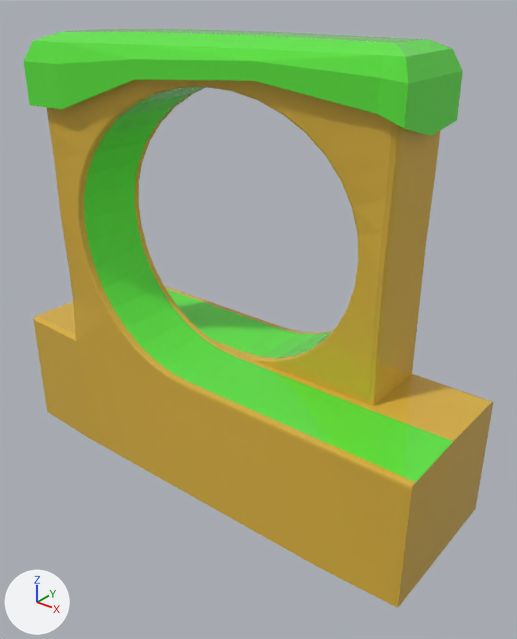
The OBJ model RayTracer/models/cenario/loop.obj as it was, and as the next commit left it.
Camera for both pictures: a camera (50 mm lens) standing at (18.8, -22.0, 16.4) and looking at (1.3, -0.1, 2.8). Every picture has the same lights, and +X, +Y and +Z are marked at lower left. Where no turn or scale is listed for an object, it has been applied to the vertices.

Script lines for the objects in view, before the commit:
```python
mat_grama_sonic = principled_material('grama_sonic')
mat_grama_sonic.base_color = (0.111, 0.81, 0.0513)  # green #5ee840
mat_grama_sonic.roughness = 0.0
mat_terra1_sonic = principled_material('terra1_sonic')
mat_terra1_sonic.base_color = (0.712, 0.45, 0.0517)  # yellow #dcb340
mat_terra1_sonic.roughness = 0.0
me_plane = bpy.data.meshes.new('Plane')
me_plane.from_pydata(...)  # 576 vertices, 1152 faces; spans x -10.6..10.7, y -3.7..3.7, z -5.1..13.6
# faces by material slot: [96, 1056]
me_plane.materials.append(mat_grama_sonic)  # green #5ee840
me_plane.materials.append(mat_terra1_sonic)  # yellow #dcb340
me_plane_001 = bpy.data.meshes.new('Plane.001')
me_plane_001.from_pydata(...)  # 58 vertices, 100 faces; spans x -7.7..7.5, y -4.1..4.0, z 11.0..14.4
me_plane_001.materials.append(mat_grama_sonic)  # green #5ee840
# before: 1 (-7.7, -4.1, 11.4) at pixel (29, 105), 7 (-5.8, -3.8, 11.4) at pixel (61, 109), 36 (-5.8, -3.8, 13.2) at pixel (56, 64), 42 (-7.7, -4.1, 13.2) at pixel (23, 61), 43 (-7.3, -3.7, 13.9) at pixel (33, 40)
# before: 55 (-7.6, -2.0, 13.2), 57 (-7.6, -2.0, 11.0)
# before: 6 (7.5, -0.2, 11.7) at pixel (404, 128), 30 (7.5, -0.2, 13.2) at pixel (408, 83), 31 (7.2, 0.1, 13.9) at pixel (405, 57), 51 (7.5, 1.9, 11.2) at pixel (431, 136), 52 (7.5, 1.9, 13.2) at pixel (437, 77)
ob_plane = bpy.data.objects.new('Plane', me_plane)
ob_plane.location = (0.0, 0.0, 0.0)
ob_plane_001 = bpy.data.objects.new('Plane.001', me_plane_001)
ob_plane_001.location = (0.0, 0.0, 0.0)
```
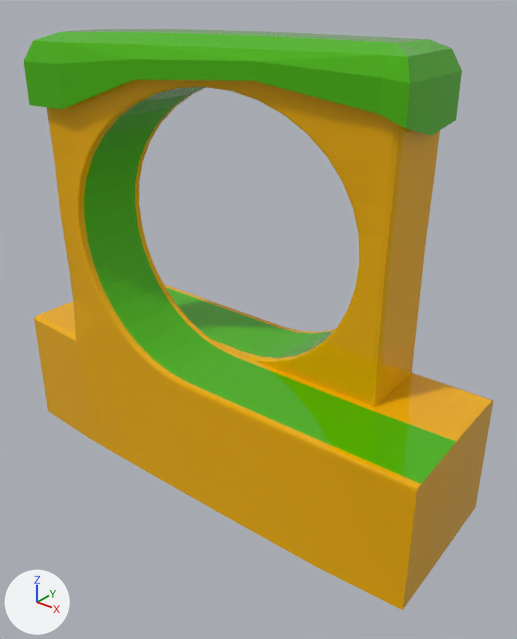
Boxes [x1, y1, x2, y2] around the edits, measured in the pictures (517 x 639 px; the box of a moved part takes in the faces that stretch with it):
```json
{"object": "Plane.001", "change": "recoloured, reshaped", "before": [24, 29, 463, 136], "after": [24, 29, 493, 610], "on screen": "7% wider, 439% taller"}
{"object": "Plane", "change": "deleted", "before": [33, 80, 493, 608], "faces in mat_terra1_sonic (yellow #dcb340)": [33, 80, 493, 608], "faces in mat_grama_sonic (green #5ee840)": [84, 87, 453, 482]}
{"part": 1, "of": "me_plane_001", "change": "added", "after": [34, 80, 493, 610]}
{"part": 2, "of": "me_plane_001", "change": "moved or reshaped", "before": [24, 41, 62, 109], "after": [24, 41, 62, 109]}
{"part": 3, "of": "me_plane_001", "change": "moved or reshaped", "before": [378, 43, 463, 136], "after": [379, 43, 462, 136]}
```

The change, as JSON lines over the scene's bpy script:
```json
{"op": "set", "path": "mat_grama_sonic.base_color", "old": "(0.111, 0.81, 0.0513)", "new": "(0.0685, 0.462, 0.0)", "note": "green #5ee840 -> green #4ab500"}
{"op": "set", "path": "mat_terra1_sonic.base_color", "old": "(0.712, 0.45, 0.0517)", "new": "(0.86, 0.43, 0.0)", "note": "yellow #dbb340 -> yellow #efaf00"}
{"block": "me_plane_001", "where": "# used by ob_plane_001; location = (0.0, 0.0, 0.0)"}
{"block": "me_plane_001", "where": "# verts and faces of me_plane_001; kept vertices keep their numbers, new ones are numbered from 58"}
{"op": "remove", "block": "me_plane_001", "code": "me_plane_001.from_pydata(...)  # 58 vertices, 100 faces; spans x -7.7..7.5, y -4.1..4.0, z 11.0..14.4"}
{"op": "add", "block": "me_plane_001", "code": "me_plane_001.from_pydata(...)  # 634 vertices, 1252 faces; spans x -10.7..10.9, y -4.0..4.1, z -5.2..14.4"}
{"block": "me_plane_001", "change": "me_plane_001 part 1: a new loose piece of 576 vertices spanning x -10.7..10.9, y -3.7..3.8, z -5.2..13.6"}
{"block": "me_plane_001", "change": "me_plane_001 part 2"}
{"op": "add", "block": "me_plane_001", "code": "delete_vertices([1])  # with the faces that use them"}
{"op": "add", "block": "me_plane_001", "code": "delete_faces([(36, 43, 42), (42, 43, 55)])"}
{"op": "add", "block": "me_plane_001", "code": "verts[42] = (-7.7, -4.0, 11.4)  # moved, pixel (29, 105)"}
{"op": "add", "block": "me_plane_001", "code": "verts[58] = (-7.7, -4.0, 13.2)  # pixel (23, 61)"}
{"op": "add", "block": "me_plane_001", "code": "faces += [(36, 43, 58), (42, 58, 55), (43, 55, 58), (36, 58, 42), (42, 55, 57)]  # mat_grama_sonic (green #4ab500)"}
{"block": "me_plane_001", "change": "me_plane_001 part 3"}
{"op": "add", "block": "me_plane_001", "code": "for i in [31, 51, 52]: verts[i] += (0.0, 0.1, 0.0)"}
{"op": "add", "block": "me_plane_001", "code": "verts[6] = (7.6, -0.1, 11.7)  # moved, pixel (406, 128)"}
{"op": "add", "block": "me_plane_001", "code": "verts[30] = (7.6, -0.1, 13.2)  # moved, pixel (410, 83)"}
{"op": "add", "block": "me_plane_001", "code": "me_plane_001.materials.append(mat_terra1_sonic)  # yellow #efaf00"}
{"op": "remove", "block": "ob_plane", "code": ["ob_plane = bpy.data.objects.new('Plane', me_plane)", "ob_plane.location = (0.0, 0.0, 0.0)"]}
```
